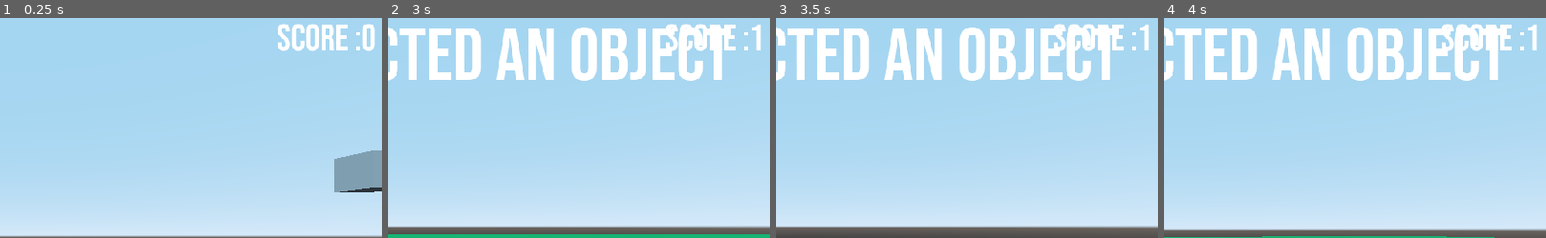
Above: before the commit, frames 1-4 (left to right).
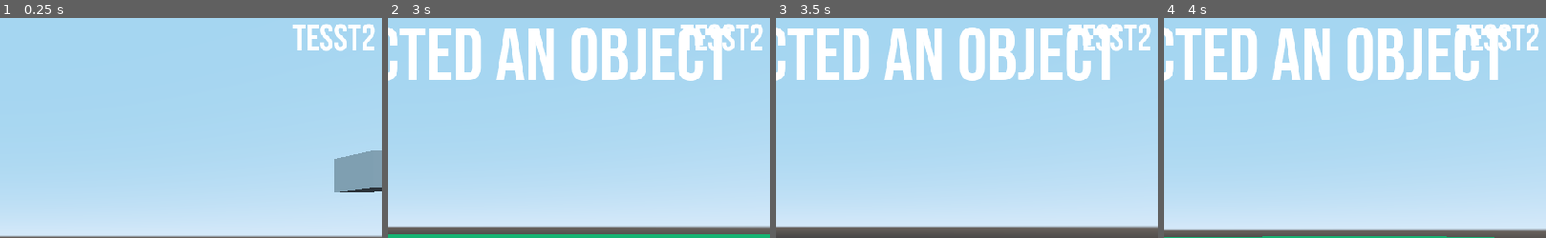
Above: after the commit, the same moments.

Repository: Robinthatdoesnotsuck/GodotProjectIram
Game: Godot game, scene res://Lvl.tscn
Same seed, same stepped clock (60 frames per second), same inputs: the game is played once before the commit and once after it.
Inputs (mouse positions are % of the whole screen's width and height, from its top left):
- Up to frame 1 (0.25 s): no input
- Up to frame 2 (3 s): tap Enter at 0.5 s; move the mouse to (55, 49) at 0.52 s; hold Up (move_forward) from 0.53 s (still down); tap F (fire, bound only after the commit) at 0.6, 1.35, 2.3, 2.85 s; tap Space (jump) at 0.77, 1.52 s; move the mouse to (45, 50) at 1.27 s; move the mouse to (52, 48) at 2.02 s; hold O 2.03-2.78 s; move the mouse to (49, 51) at 2.77 s
- Up to frame 3 (3.5 s): keep holding Up (move_forward); tap Space (jump) at 3.02 s
- Up to frame 4 (4 s): keep holding Up (move_forward); move the mouse to (57, 51) at 3.52 s; tap F (fire, bound only after the commit) at 3.6 s; tap Space (jump) at 3.77 s
The pictures show only the part of the screen within x 50-100%, y 0-50%; the shares and areas given below are measured in that part.

The runs differ from the first frame. In frame 1, 1.5% of the frame differs, in the area x 72-99%, y 2-16%; in frame 2, 1.0%; in frame 3, 1.0%; in frame 4, 1.0%.

Commit message:
Add Basic Crosshair and fire functionality
Added Crosshair texture for player camera view and basic ammo control

Diff:
--- a/Player.gd
+++ b/Player.gd
@@ -18,14 +18,21 @@
 
 onready var camera :Camera = get_node("Camera") #only when node is initialized
 onready var user_message:Label = get_node("./Message")
-onready var score_message:Label = get_node("./Score")
+#onready var score_message:Label = get_node("./Score")
+
+var ray:RayCast
+var gun_ammo = 3
 
 func _ready():
+	ray = RayCast.new()
+	ray.enabled = true
+	camera.add_child(ray)
+	ray.cast_to = Vector3(0, 0, -100)
 	message_timer = Timer.new()
 	add_child(message_timer)
 	Input.set_mouse_mode(Input.MOUSE_MODE_CAPTURED)
 	user_message.set_text("")
-	score_message.set_text("Score :" + str(score))
+	#score_message.set_text("Score :" + str(score))
 
 
 
@@ -43,6 +50,12 @@
 		input.x+=1
 	if Input.is_action_pressed("move_right"):
 		input.x-=1
+	if (Input.is_action_just_pressed("fire") && gun_ammo > 0):
+		if ray.is_colliding():
+			gun_ammo -= 1
+			var obj = ray.get_collider()
+			print("the object " + obj.get_name() + " is in front of the player00")
+			print("you have " + str(gun_ammo) + " ammo left")
 	input.normalized();
 
 	var forward = global_transform.basis.z;
@@ -66,7 +79,7 @@
 			print("Collision with: " + collision.collider.name)
 			score += 1
 			print("score " + str(score))
-			score_message.set_text("Score :" + str(score))
+			#score_message.set_text("Score :" + str(score))
 			user_message.set_text("You have collected an object")
 			message_timer.connect("timeout", self, "clear_text")
 			message_timer.set_wait_time(5)
--- a/project.godot
+++ b/project.godot
@@ -41,6 +41,11 @@
 "events": [ Object(InputEventKey,"resource_local_to_scene":false,"resource_name":"","device":0,"alt":false,"shift":false,"control":false,"meta":false,"command":false,"pressed":false,"scancode":16777233,"physical_scancode":0,"unicode":0,"echo":false,"script":null)
  ]
 }
+fire={
+"deadzone": 0.5,
+"events": [ Object(InputEventKey,"resource_local_to_scene":false,"resource_name":"","device":0,"alt":false,"shift":false,"control":false,"meta":false,"command":false,"pressed":false,"scancode":70,"physical_scancode":0,"unicode":0,"echo":false,"script":null)
+ ]
+}
 
 [physics]
 
--- a/training_camp/Training_Camp.tscn
+++ b/training_camp/Training_Camp.tscn
@@ -1,8 +1,10 @@
-[gd_scene load_steps=9 format=2]
+[gd_scene load_steps=11 format=2]
 
 [ext_resource path="res://texture_05.png" type="Texture" id=1]
 [ext_resource path="res://BebasNeue-Regular.ttf" type="DynamicFontData" id=2]
 [ext_resource path="res://player.tscn" type="PackedScene" id=3]
+[ext_resource path="res://training_camp/crossHair.png" type="Texture" id=4]
+[ext_resource path="res://training_camp/Crosshair.gd" type="Script" id=5]
 
 [sub_resource type="DynamicFont" id=9]
 size = 100
@@ -80,3 +82,13 @@
 
 [node name="CSGBox" type="CSGBox" parent="target4/CollisionShape"]
 material = SubResource( 11 )
+
+[node name="Crosshair" type="TextureRect" parent="."]
+margin_left = 380.0
+margin_top = 143.0
+margin_right = 692.0
+margin_bottom = 455.0
+texture = ExtResource( 4 )
+script = ExtResource( 5 )
+
+[editable path="Player"]
